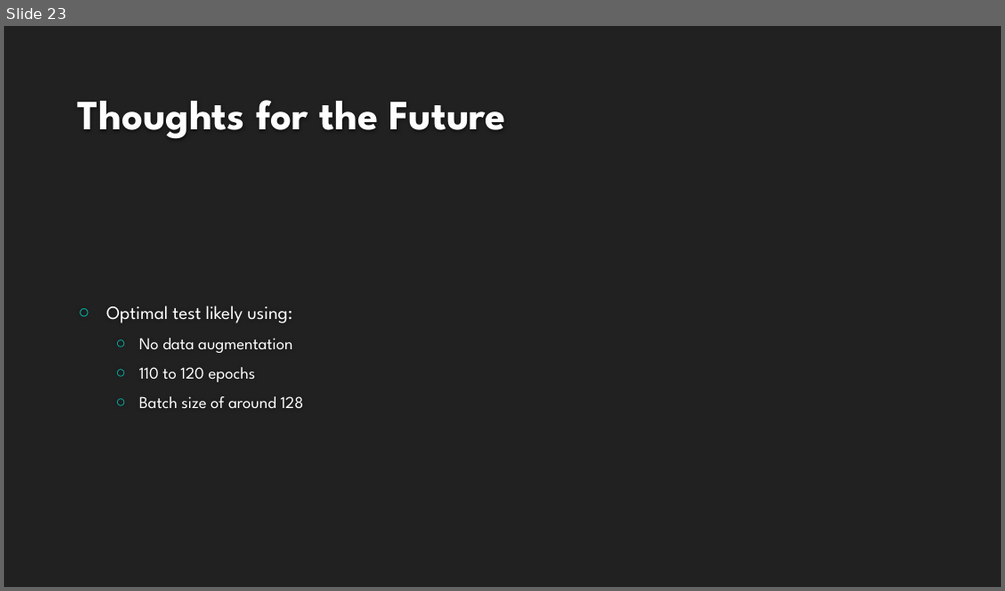
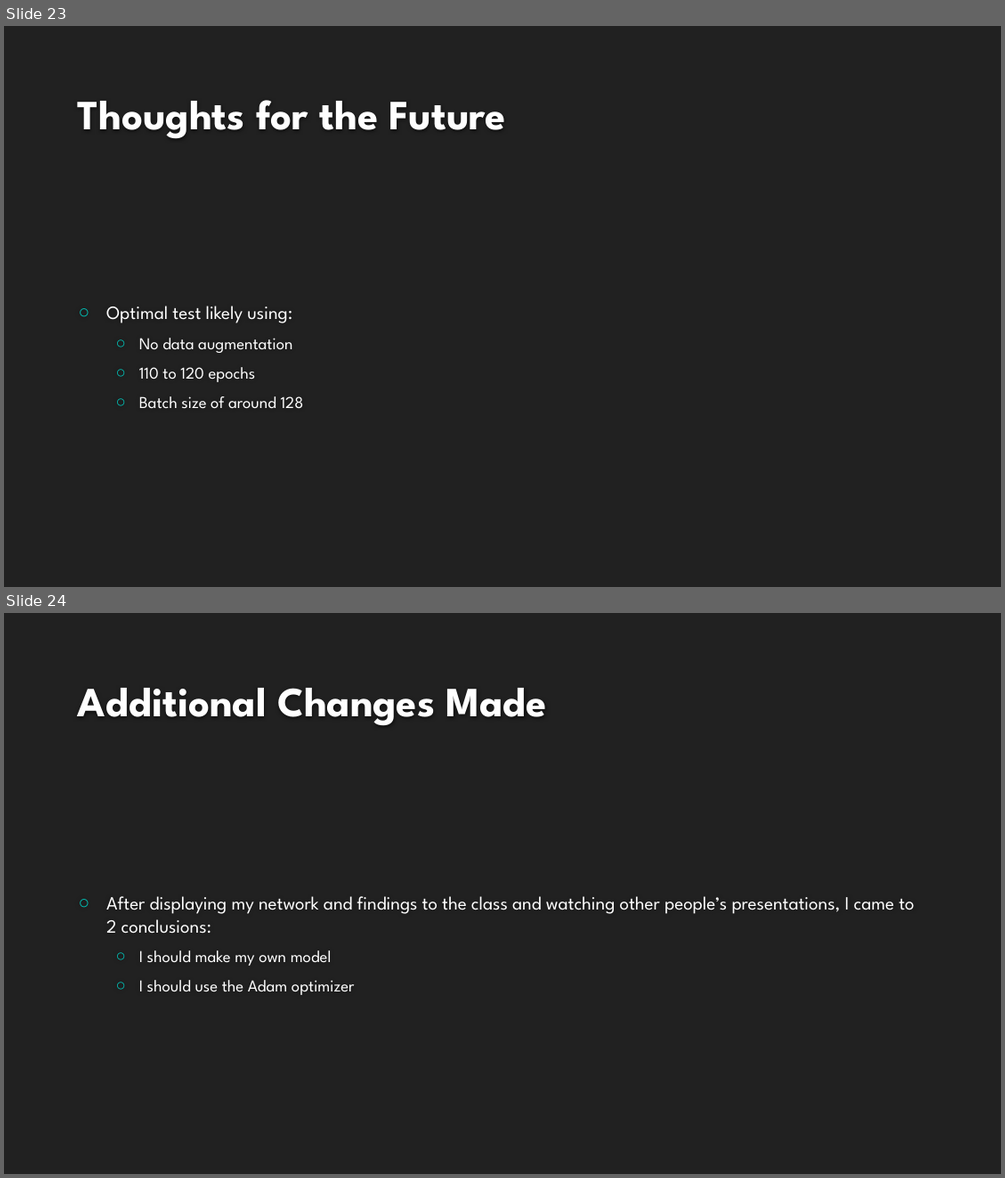
Before and after one commit to caxter99/School_Projects, a slide deck: AI/Project3/Findings Presentation.pptx. Shown one above the other, each under a label of ours: slide 23 before the commit, slides 23 and 24 after it. The pictures are 1005x591 and 1005x1178 pixels, drawn with LibreOffice and Linux fonts; fonts in the diff are those of the drawing; background and template pictures are left out. Boxes give left, top, right and bottom in pixels: in the first picture for what was removed or moved away, otherwise in the second. Text is boxed around its words. In the diff, an @@ line names an element or a change of style, - is before the commit and + after.

```diff
--- a/AI/Project3/Findings Presentation.pptx
+++ b/AI/Project3/Findings Presentation.pptx
@@ slide 24 added at (4, 613, 1001, 1174), background #212121 @@
@@ title added at (78, 688, 547, 725), 40 pt, text #FEFEFE, bold @@
+Additional Changes Made
@@ text added at (106, 896, 914, 995), 18 pt, text #FFFFFF @@
+○ After displaying my network and findings to the class and watching other people’s presentations, I came to 2 conclusions:
+  ○ I should make my own model
+  ○ I should use the Adam optimizer
```
Also in this commit, not shown: 1 slide changed, 3 other slides added, 4 other files.
